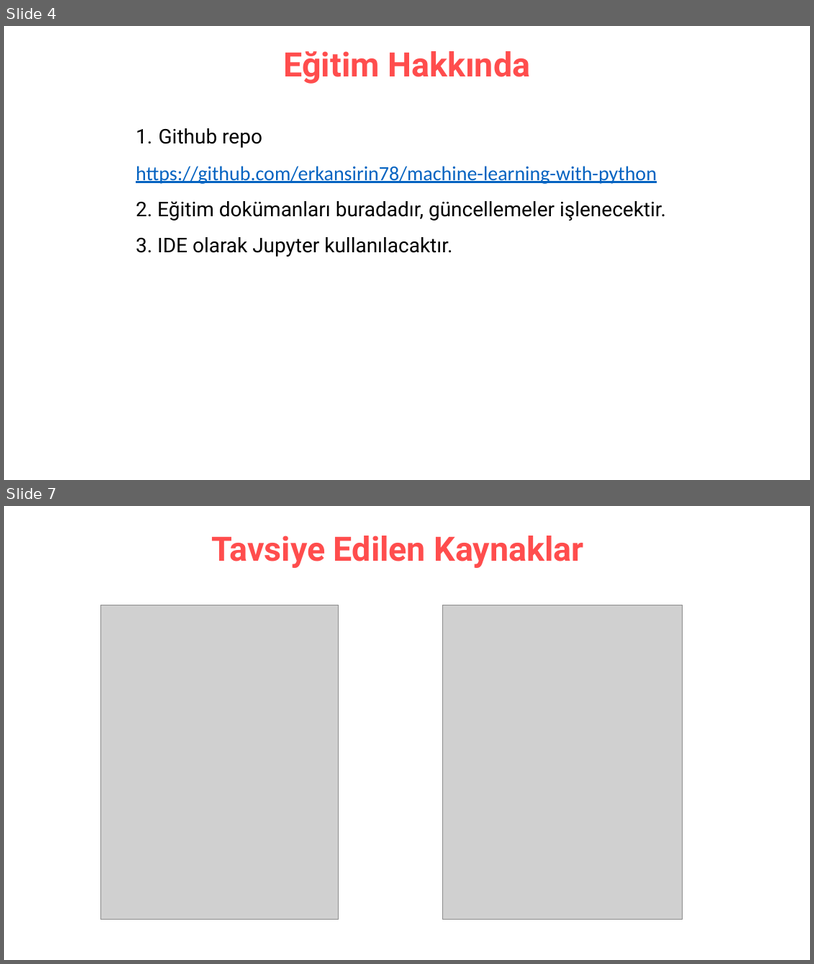
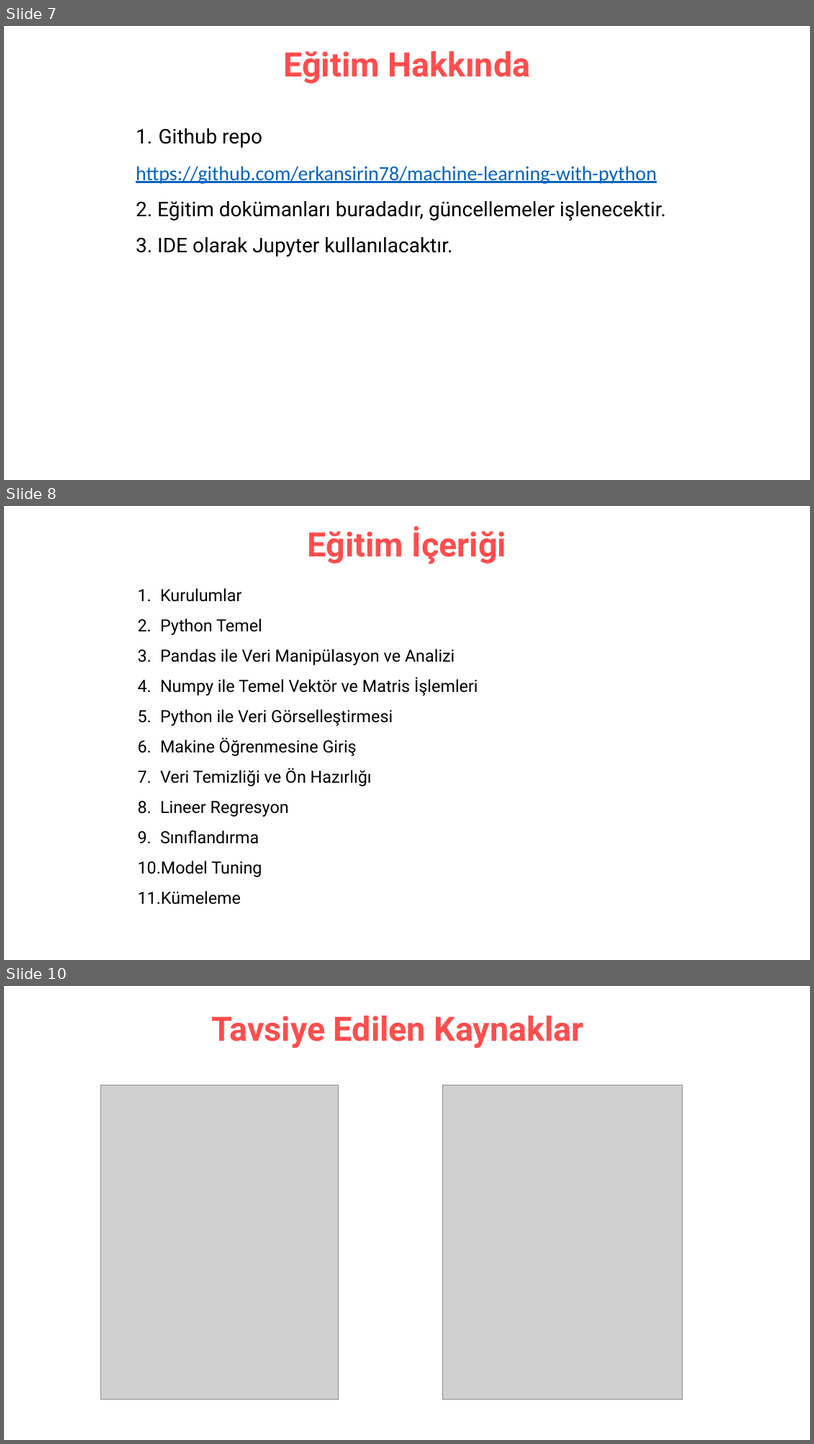
Before and after one commit to erkansirin78/machine-learning-with-python, a slide deck: opening_remarks.pptx. Shown one above the other, each under a label of ours: slides 4 and 7 before the commit, slides 7, 8 and 10 after it; the slides between them are not shown. The pictures are 814x964 and 814x1444 pixels, drawn with LibreOffice and Linux fonts; fonts in the diff are those of the drawing; grey boxes stand for pictures. Boxes give left, top, right and bottom in pixels: in the first picture for what was removed or moved away, otherwise in the second. Text is boxed around its words. In the diff, an @@ line names an element or a change of style, - is before the commit and + after.

```diff
--- a/opening_remarks.pptx
+++ b/opening_remarks.pptx
@@ slide 8 added at bbox=[4, 506, 810, 960], background #FFFFFF @@
@@ title added at bbox=[308, 526, 507, 564], 40 pt, text #FF4D4D, bold @@
+Eğitim İçeriği
@@ text added at bbox=[138, 588, 478, 904], 20 pt, text #000000 @@
+1. Kurulumlar
+2. Python Temel
+3. Pandas ile Veri Manipülasyon ve Analizi
+4. Numpy ile Temel Vektör ve Matris İşlemleri
+5. Python ile Veri Görselleştirmesi
+6. Makine Öğrenmesine Giriş
+7. Veri Temizliği ve Ön Hazırlığı
+8. Lineer Regresyon
+9. Sınıflandırma
+10. Model Tuning
+11. Kümeleme
@@ what was slide 4 is now slide 7 @@
@@ what was slide 7 is now slide 10 @@
```
Also in this commit, not shown: 2 slides changed, 3 other slides added, 1 slide removed.
